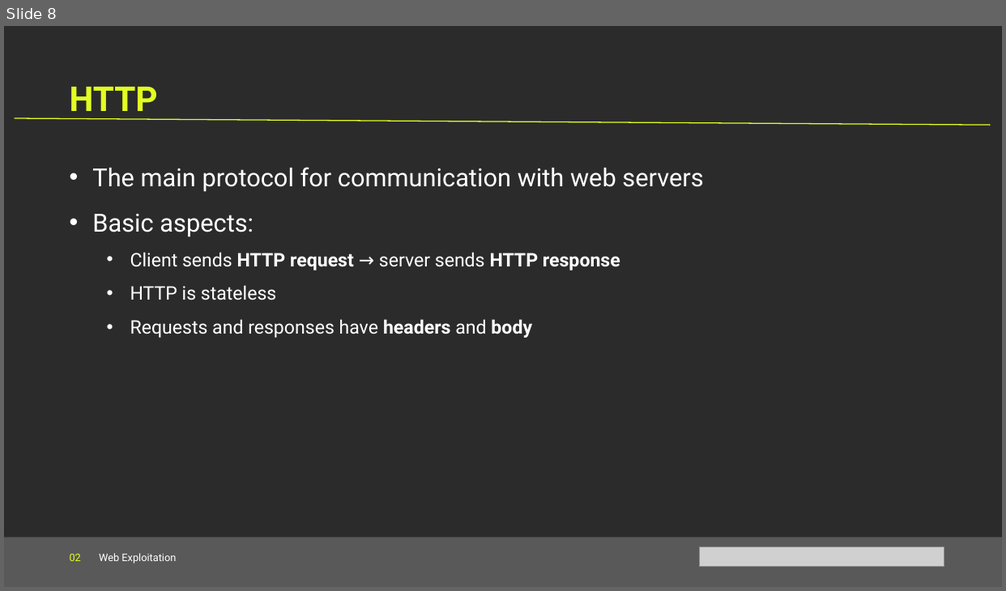
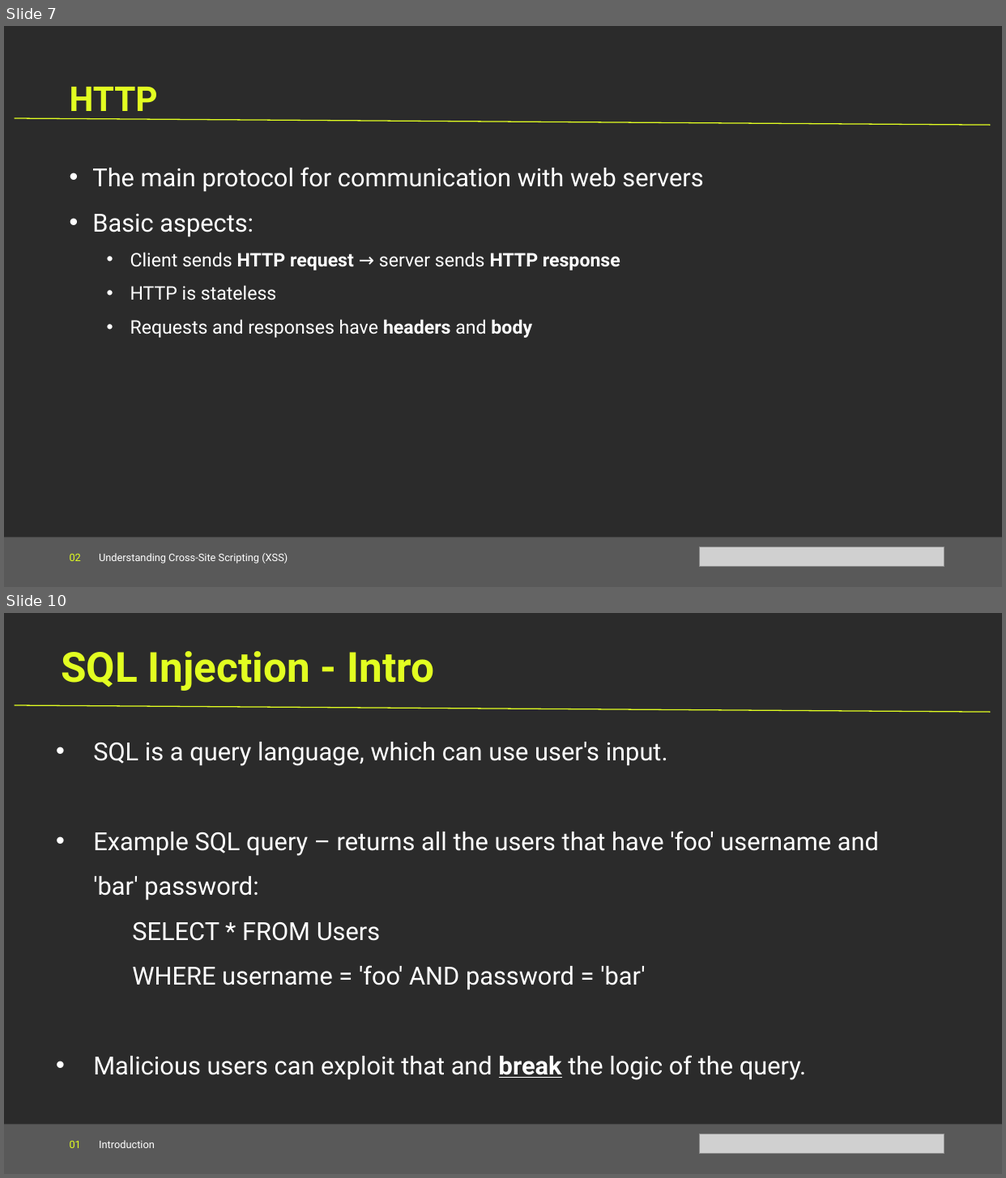
Before and after one commit to Cyanivde/technion-ctf, a slide deck: files/web.pptx. Shown one above the other, each under a label of ours: slide 8 before the commit, slides 7 and 10 after it; the slides between them are not shown. The pictures are 1006x591 and 1006x1178 pixels, drawn with LibreOffice and Linux fonts; fonts in the diff are those of the drawing; grey boxes stand for pictures; background and template pictures are left out; a plain dark background stands for a picture behind light text. Boxes give left, top, right and bottom in pixels: in the first picture for what was removed or moved away, otherwise in the second. Text is boxed around its words. In the diff, an @@ line names an element or a change of style, - is before the commit and + after.

```diff
--- a/files/web.pptx
+++ b/files/web.pptx
@@ slide 10 added at box(4, 613, 1002, 1174), background picture (left out) @@
@@ text added at box(61, 651, 434, 691), 40 pt, text #E2FE21, bold @@
+SQL Injection - Intro
@@ line added from (15, 705) to (991, 712), #E2FE21 1 pt @@
@@ text added at box(93, 742, 879, 1080), 24 pt, text #FFFFFF @@
+• SQL is a query language, which can use user's input.
+• Example SQL query – returns all the users that have 'foo' username and 'bar' password:
+SELECT * FROM Users
+WHERE username = 'foo' AND password = 'bar'
+• Malicious users can exploit that and break the logic of the query.
@@ rectangle added at box(4, 1124, 1002, 1174), fill #595959 @@
@@ text added at box(70, 1140, 155, 1148), 10 pt, text #FFFFFF @@
+01 Introduction
@@ picture added at box(700, 1134, 944, 1154) @@
@@ what was slide 8 is now slide 7 @@
@@ slide 7 changed as well @@
@@ text at box(70, 553, 288, 564): text changed @@
-02 Web Exploitation
+02 Understanding Cross-Site Scripting (XSS)
```
Also in this commit, not shown: 6 other slides changed, 9 other slides added, 7 slides removed, 2 other files.
